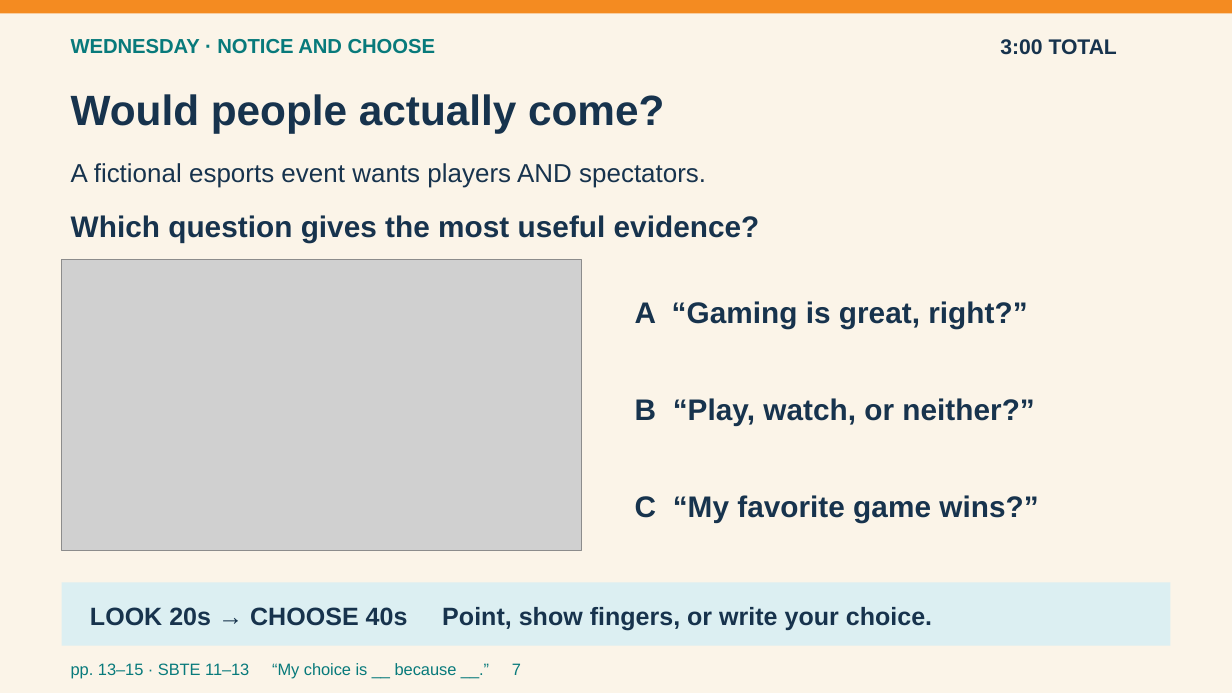
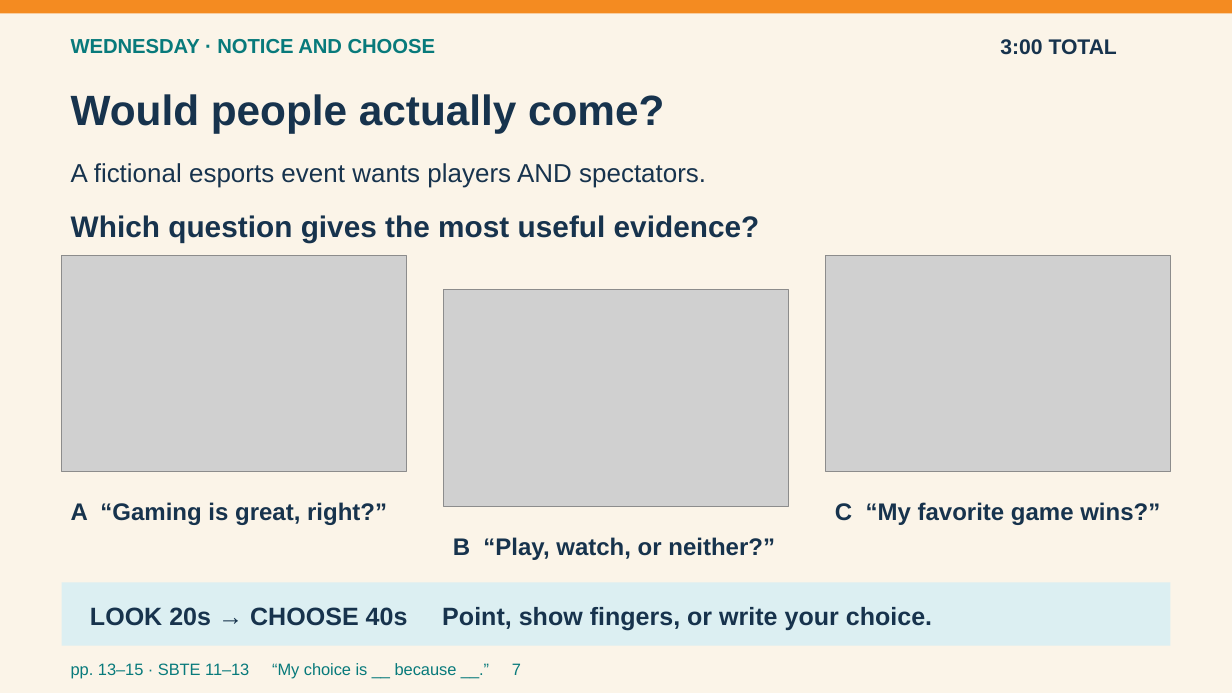
Before and after one commit to pzg8794/teaching-placement, a slide deck: slide 7 of second-placement/planning/2026-09-21-to-25/2026-09-21-to-25-Entry-Routines-Visual-v3.pptx. Drawn at 1232x693 pixels with LibreOffice and Linux fonts; fonts in the diff are those of the drawing; grey boxes stand for pictures. Boxes give left, top, right and bottom in pixels: in the first picture for what was removed or moved away, otherwise in the second. Text is boxed around its words. In the diff, an @@ line names an element or a change of style, - is before the commit and + after.

```diff
--- a/second-placement/planning/2026-09-21-to-25/2026-09-21-to-25-Entry-Routines-Visual-v3.pptx
+++ b/second-placement/planning/2026-09-21-to-25/2026-09-21-to-25-Entry-Routines-Visual-v3.pptx
@@ picture removed at [62, 260, 581, 551] @@
@@ picture added at [62, 255, 407, 471] @@
@@ picture added at [826, 255, 1171, 471] @@
@@ picture added at [444, 290, 788, 506] @@
@@ text "A “Gaming is great, right?”": place and size @@
-text "A “Gaming is great, right?”" at [635, 301, 1027, 328]
+text "A “Gaming is great, right?”" at [71, 502, 387, 525]
@@ text "C “My favorite game wins?”": place and size @@
-text "C “My favorite game wins?”" at [635, 495, 1038, 523]
+text "C “My favorite game wins?”" at [835, 502, 1160, 525]
@@ size 23.2 to 18.8 pt in 3 elements at [835, 502, 1160, 525], [71, 502, 387, 525], [453, 537, 775, 560] @@
@@ text "B “Play, watch, or neither?”": place and size @@
-text "B “Play, watch, or neither?”" at [635, 398, 1034, 426]
+text "B “Play, watch, or neither?”" at [453, 537, 775, 560]
```
Also in this commit, not shown: 7 other slides changed, 4 other files.
